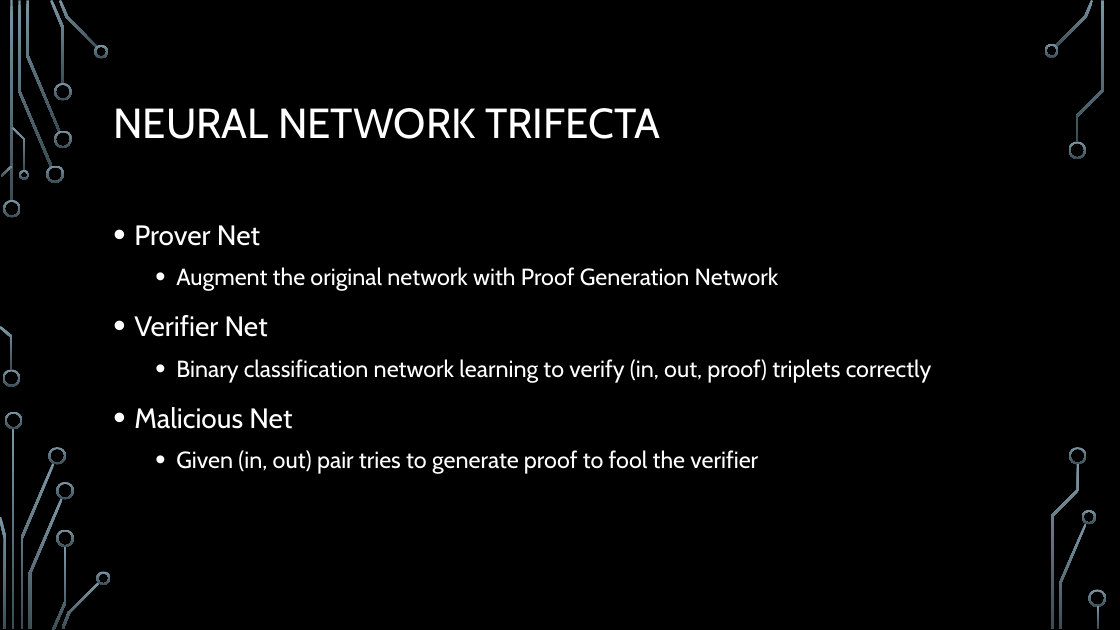
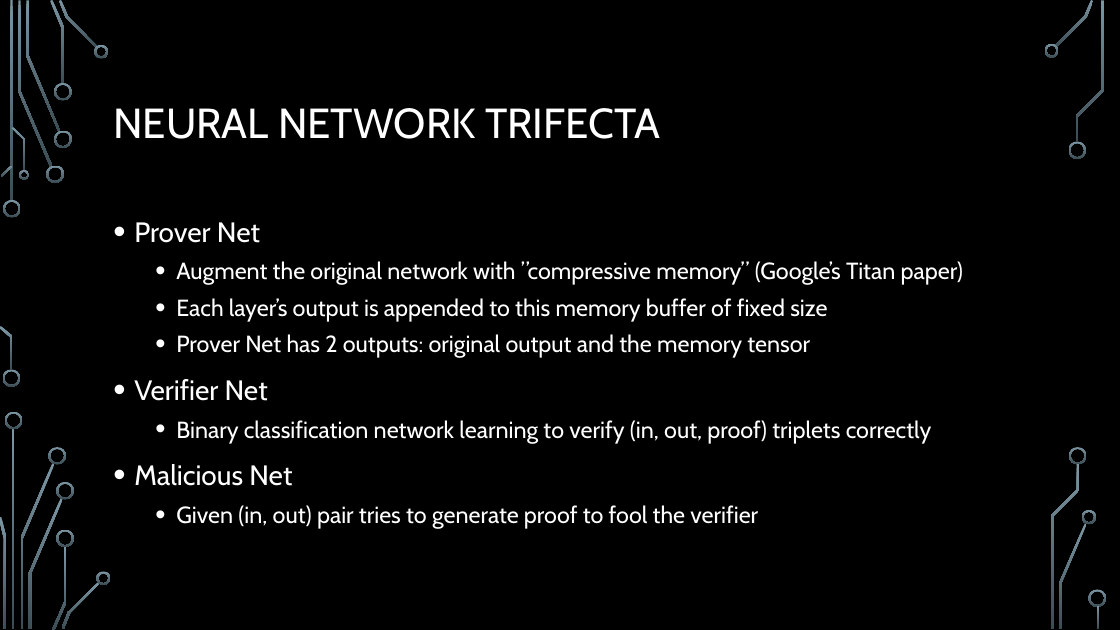
Before and after one commit to igorperic17/nomopoly, a slide deck: slide 6 of deck/zk-hack-berlin.pptx. Drawn at 1120x630 pixels with LibreOffice and Linux fonts; fonts in the diff are those of the drawing; background and template pictures are left out. Boxes give left, top, right and bottom in pixels: in the first picture for what was removed or moved away, otherwise in the second. Text is boxed around its words. In the diff, an @@ line names an element or a change of style, - is before the commit and + after.

```diff
--- a/deck/zk-hack-berlin.pptx
+++ b/deck/zk-hack-berlin.pptx
@@ text at box(134, 222, 932, 529): line spacing 1.2 to 1.1 @@
@@ text at box(176, 261, 963, 358): text changed @@
-  • Augment the original network with Proof Generation Network
+  • Augment the original network with ”compressive memory” (Google’s Titan paper)
+  • Each layer’s output is appended to this memory buffer of fixed size
+  • Prover Net has 2 outputs: original output and the memory tensor
```
Also in this commit, not shown: 1 other slide changed, 6 slides added, 1 slide removed, 9 other files.
